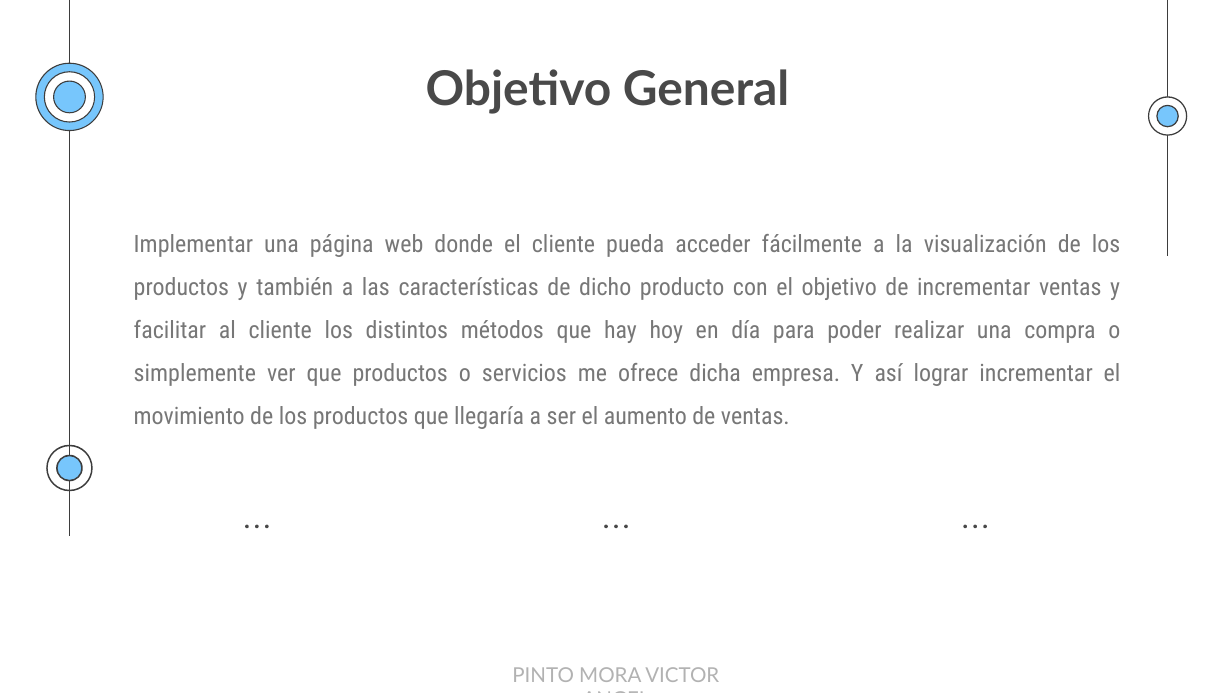
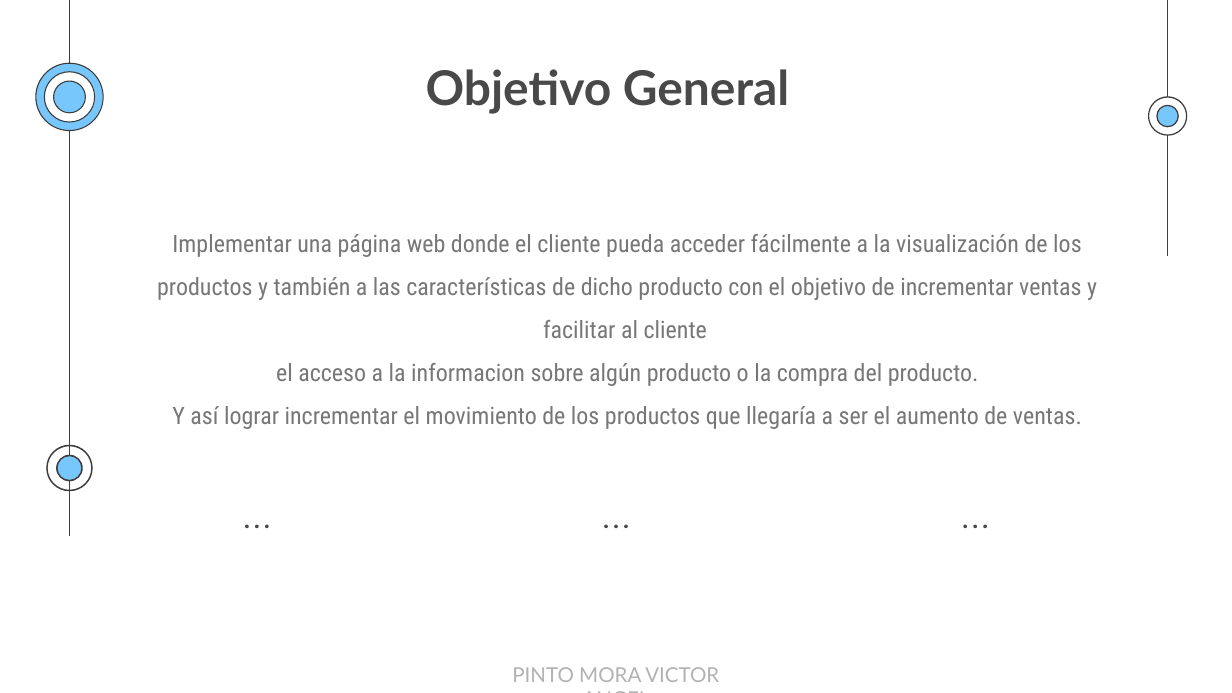
Before and after one commit to EgCooper/Mxt-Technology, a slide deck: slide 11 of Documentacion/Mxt-Technology Presentacion.pptx (slide 9 before the commit). Drawn at 1232x693 pixels with LibreOffice and Linux fonts; fonts in the diff are those of the drawing. Boxes give left, top, right and bottom in pixels: in the first picture for what was removed or moved away, otherwise in the second. Text is boxed around its words. In the diff, an @@ line names an element or a change of style, - is before the commit and + after.

```diff
--- a/Documentacion/Mxt-Technology Presentacion.pptx
+++ b/Documentacion/Mxt-Technology Presentacion.pptx
@@ subtitle at <box>157,234,1097,429</box>: text changed @@
-Implementar una página web donde el cliente pueda acceder fácilmente a la visualización de los productos y también a las características de dicho producto con el objetivo de incrementar ventas y facilitar al cliente los distintos métodos que hay hoy en día para poder realizar una compra o simplemente ver que productos o servicios me ofrece dicha empresa. Y así lograr incrementar el movimiento de los productos que llegaría a ser el aumento de ventas.
+Implementar una página web donde el cliente pueda acceder fácilmente a la visualización de los productos y también a las características de dicho producto con el objetivo de incrementar ventas y facilitar al cliente
+el acceso a la informacion sobre algún producto o la compra del producto.
+Y así lograr incrementar el movimiento de los productos que llegaría a ser el aumento de ventas.
```
Also in this commit, not shown: 1 other slide changed, 2 slides added.
